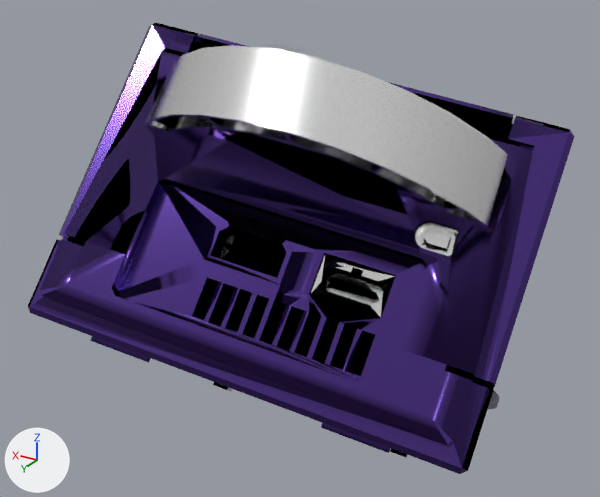
Renders of the glTF model FinModelUtility/Libraries/Sysdolphin/Sysdolphin Tests/goldens/super_smash_bros_melee/TyGmCube/output/TyGmCube.glb from each side of a commit.
One viewpoint serves both versions: a camera (50 mm lens) standing at (-17.9, 27.6, 29.4) and looking at (1.2, -4.1, 13.6). Arrows for +X, +Y and +Z are at lower left; the lights stay in place. The first picture is the older version.
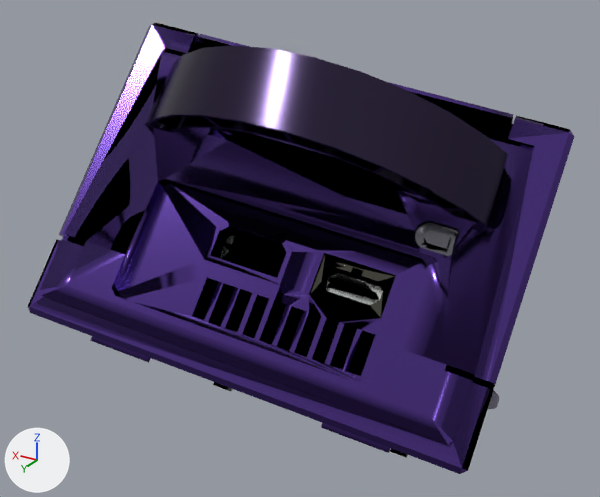
Diff of the bpy script that builds the scene:
```diff
--- a/FinModelUtility/Libraries/Sysdolphin/Sysdolphin Tests/goldens/super_smash_bros_melee/TyGmCube/output/TyGmCube.glb.py
+++ b/FinModelUtility/Libraries/Sysdolphin/Sysdolphin Tests/goldens/super_smash_bros_melee/TyGmCube/output/TyGmCube.glb.py
@@ mat_00006734 @@
 mat_00006734 = principled_material('00006734')
-mat_00006734.base_color = (1.0, 1.0, 1.0)  # white #ffffff
+mat_00006734.base_color = (0.176, 0.176, 0.204)  # grey #74747d
 mat_00006734.metallic = 1.0
@@ mat_00006708 @@
 mat_00006708 = principled_material('00006708')
-mat_00006708.base_color = (1.0, 1.0, 1.0)  # white #ffffff
+mat_00006708.base_color = (0.11, 0.11, 0.0902)  # dark grey #5d5d55
 mat_00006708.metallic = 1.0
@@ mat_0000658c @@
 mat_0000658c = principled_material('0000658C')
-mat_0000658c.base_color = (1.0, 1.0, 1.0)  # white #ffffff
+mat_0000658c.base_color = (0.0431, 0.0314, 0.0706)  # dark purple #3b324b
 mat_0000658c.metallic = 1.0
```

Pixel boxes (x1, y1, x2, y2) of what changed, in the pictures (600 x 497 px):
'mesh37', recoloured (white to dark purple)
    both: (144, 45, 508, 226)
'mesh31', recoloured (white to dark grey)
    both: (311, 254, 395, 318)
'mesh30', recoloured (white to grey)
    both: (415, 223, 458, 256)
